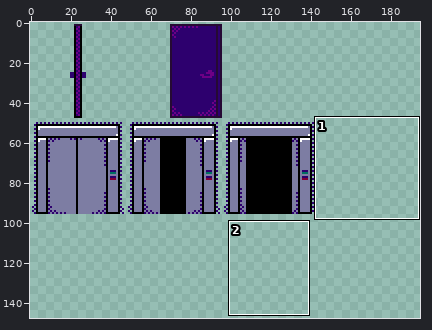
A pixel-art file gets an edit: textures/aseprite/doors.aseprite. The picture above shows the old version from afar; the outline marks the close-up.
Close-up. Before:
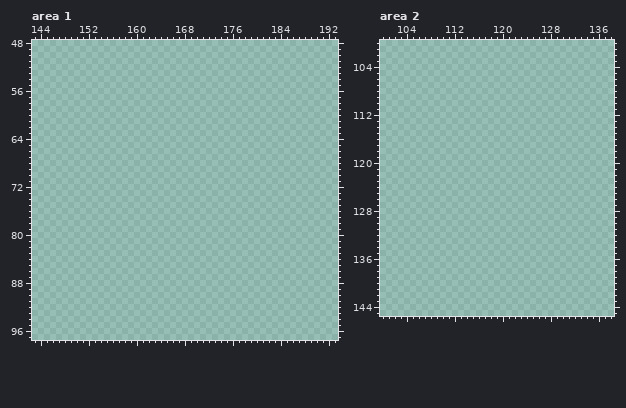
256x256 pixels, 1 frame. Shown: area 1: x 143..193, y 48..97; area 2: x 100..138, y 100..145. The wide view leaves out empty margins. The commit also changed other parts of the picture, which this record leaves out.
The same view after the edit:
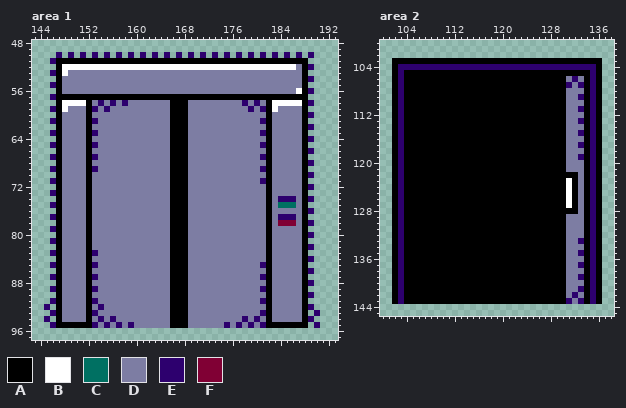
Palette (. is transparent): A #000000  B #ffffff  C #007062  D #7d7da3  E #2d006e  F #800034
Diff:
Changed rows in their new state; - is an unchanged pixel.
Area 1:
first column x 145:
50 --E-E-E-E-E-E-E-E-E-E-E-E-E-E-E-E-E-E-E-E-E-E-
51 -EAAAAAAAAAAAAAAAAAAAAAAAAAAAAAAAAAAAAAAAAAA--
52 --ABBBBBBBBBBBBBBBBBBBBBBBBBBBBBBBBBBBBBBBDAE-
53 -EABDDDDDDDDDDDDDDDDDDDDDDDDDDDDDDDDDDDDDDDA--
54 --ADDDDDDDDDDDDDDDDDDDDDDDDDDDDDDDDDDDDDDDDAE-
55 -EADDDDDDDDDDDDDDDDDDDDDDDDDDDDDDDDDDDDDDDDA--
56 --ADDDDDDDDDDDDDDDDDDDDDDDDDDDDDDDDDDDDDDDBAE-
57 -EAAAAAAAAAAAAAAAAAAAAAAAAAAAAAAAAAAAAAAAAAA--
58 --ABBBBADEDEDEDDDDDDDAAADDDDDDDDDEDEDABBBBBAE-
59 -EABDDDAEDEDDDDDDDDDDAAADDDDDDDDDDEDEABDDDDA--
60 --ADDDDADDDDDDDDDDDDDAAADDDDDDDDDDDDDADDDDDAE-
61 -EADDDDAEDDDDDDDDDDDDAAADDDDDDDDDDDDEADDDDDA--
62 --ADDDDADDDDDDDDDDDDDAAADDDDDDDDDDDDDADDDDDAE-
63 -EADDDDAEDDDDDDDDDDDDAAADDDDDDDDDDDDEADDDDDA--
64 --ADDDDADDDDDDDDDDDDDAAADDDDDDDDDDDDDADDDDDAE-
65 -EADDDDAEDDDDDDDDDDDDAAADDDDDDDDDDDDEADDDDDA--
66 --ADDDDADDDDDDDDDDDDDAAADDDDDDDDDDDDDADDDDDAE-
67 -EADDDDAEDDDDDDDDDDDDAAADDDDDDDDDDDDEADDDDDA--
68 --ADDDDADDDDDDDDDDDDDAAADDDDDDDDDDDDDADDDDDAE-
69 -EADDDDAEDDDDDDDDDDDDAAADDDDDDDDDDDDEADDDDDA--
70 --ADDDDADDDDDDDDDDDDDAAADDDDDDDDDDDDDADDDDDAE-
71 -EADDDDADDDDDDDDDDDDDAAADDDDDDDDDDDDEADDDDDA--
72 --ADDDDADDDDDDDDDDDDDAAADDDDDDDDDDDDDADDDDDAE-
73 -EADDDDADDDDDDDDDDDDDAAADDDDDDDDDDDDDADDDDDA--
74 --ADDDDADDDDDDDDDDDDDAAADDDDDDDDDDDDDADEEEDAE-
75 -EADDDDADDDDDDDDDDDDDAAADDDDDDDDDDDDDADCCCDA--
76 --ADDDDADDDDDDDDDDDDDAAADDDDDDDDDDDDDADDDDDAE-
77 -EADDDDADDDDDDDDDDDDDAAADDDDDDDDDDDDDADEEEDA--
78 --ADDDDADDDDDDDDDDDDDAAADDDDDDDDDDDDDADFFFDAE-
79 -EADDDDADDDDDDDDDDDDDAAADDDDDDDDDDDDDADDDDDA--
80 --ADDDDADDDDDDDDDDDDDAAADDDDDDDDDDDDDADDDDDAE-
81 -EADDDDADDDDDDDDDDDDDAAADDDDDDDDDDDDDADDDDDA--
82 --ADDDDADDDDDDDDDDDDDAAADDDDDDDDDDDDDADDDDDAE-
83 -EADDDDAEDDDDDDDDDDDDAAADDDDDDDDDDDDDADDDDDA--
84 --ADDDDADDDDDDDDDDDDDAAADDDDDDDDDDDDDADDDDDAE-
85 -EADDDDAEDDDDDDDDDDDDAAADDDDDDDDDDDDEADDDDDA--
86 --ADDDDADDDDDDDDDDDDDAAADDDDDDDDDDDDDADDDDDAE-
87 -EADDDDAEDDDDDDDDDDDDAAADDDDDDDDDDDDEADDDDDA--
88 --ADDDDADDDDDDDDDDDDDAAADDDDDDDDDDDDDADDDDDAE-
89 -EADDDDAEDDDDDDDDDDDDAAADDDDDDDDDDDDEADDDDDA--
90 --ADDDDADDDDDDDDDDDDDAAADDDDDDDDDDDDDADDDDDAE-
91 -EADDDDAEDDDDDDDDDDDDAAADDDDDDDDDDDDEADDDDDA--
92 E-ADDDDADEDDDDDDDDDDDAAADDDDDDDDDDDDDADDDDDAE-
93 -EADDDDAEDDDDDDDDDDDDAAADDDDDDDDDDDDEADDDDDA-E
94 E-ADDDDADEDEDDDDDDDDDAAADDDDDDDDDEDEDADDDDDAE-
95 -EAAAAAAEDEDEDEDDDDDDAAADDDDDDEDEDEDEAAAAAAA-E
Area 2:
first column x 102:
103 AAAAAAAAAAAAAAAAAAAAAAAAAAAAAAAAAAA
104 AEEEEEEEEEEEEEEEEEEEEEEEEEEEEEEEEEA
105 AEAAAAAAAAAAAAAAAAAAAAAAAAAAAAAAAEA
106 AEAAAAAAAAAAAAAAAAAAAAAAAAAAADEDAEA
107 AEAAAAAAAAAAAAAAAAAAAAAAAAAAAEDEAEA
108 AEAAAAAAAAAAAAAAAAAAAAAAAAAAADDDAEA
109 AEAAAAAAAAAAAAAAAAAAAAAAAAAAADDEAEA
110 AEAAAAAAAAAAAAAAAAAAAAAAAAAAADDDAEA
111 AEAAAAAAAAAAAAAAAAAAAAAAAAAAADDEAEA
112 AEAAAAAAAAAAAAAAAAAAAAAAAAAAADDDAEA
113 AEAAAAAAAAAAAAAAAAAAAAAAAAAAADDEAEA
114 AEAAAAAAAAAAAAAAAAAAAAAAAAAAADDDAEA
115 AEAAAAAAAAAAAAAAAAAAAAAAAAAAADDEAEA
116 AEAAAAAAAAAAAAAAAAAAAAAAAAAAADDDAEA
117 AEAAAAAAAAAAAAAAAAAAAAAAAAAAADDEAEA
118 AEAAAAAAAAAAAAAAAAAAAAAAAAAAADDDAEA
119 AEAAAAAAAAAAAAAAAAAAAAAAAAAAADDEAEA
120 AEAAAAAAAAAAAAAAAAAAAAAAAAAAADDDAEA
121 AEAAAAAAAAAAAAAAAAAAAAAAAAAAADDDAEA
122 AEAAAAAAAAAAAAAAAAAAAAAAAAAAAAADAEA
123 AEAAAAAAAAAAAAAAAAAAAAAAAAAAABADAEA
124 AEAAAAAAAAAAAAAAAAAAAAAAAAAAABADAEA
125 AEAAAAAAAAAAAAAAAAAAAAAAAAAAABADAEA
126 AEAAAAAAAAAAAAAAAAAAAAAAAAAAABADAEA
127 AEAAAAAAAAAAAAAAAAAAAAAAAAAAABADAEA
128 AEAAAAAAAAAAAAAAAAAAAAAAAAAAAAADAEA
129 AEAAAAAAAAAAAAAAAAAAAAAAAAAAADDDAEA
130 AEAAAAAAAAAAAAAAAAAAAAAAAAAAADDDAEA
131 AEAAAAAAAAAAAAAAAAAAAAAAAAAAADDDAEA
132 AEAAAAAAAAAAAAAAAAAAAAAAAAAAADDDAEA
133 AEAAAAAAAAAAAAAAAAAAAAAAAAAAADDEAEA
134 AEAAAAAAAAAAAAAAAAAAAAAAAAAAADDDAEA
135 AEAAAAAAAAAAAAAAAAAAAAAAAAAAADDEAEA
136 AEAAAAAAAAAAAAAAAAAAAAAAAAAAADDDAEA
137 AEAAAAAAAAAAAAAAAAAAAAAAAAAAADDEAEA
138 AEAAAAAAAAAAAAAAAAAAAAAAAAAAADDDAEA
139 AEAAAAAAAAAAAAAAAAAAAAAAAAAAADDEAEA
140 AEAAAAAAAAAAAAAAAAAAAAAAAAAAADDDAEA
141 AEAAAAAAAAAAAAAAAAAAAAAAAAAAADDEAEA
142 AEAAAAAAAAAAAAAAAAAAAAAAAAAAADEDAEA
143 AEAAAAAAAAAAAAAAAAAAAAAAAAAAAEDEAEA
Pixel boxes of the changes (left, top, right, bottom) in both close-ups:
added: (44, 52, 320, 328)
added: (392, 58, 602, 304)
